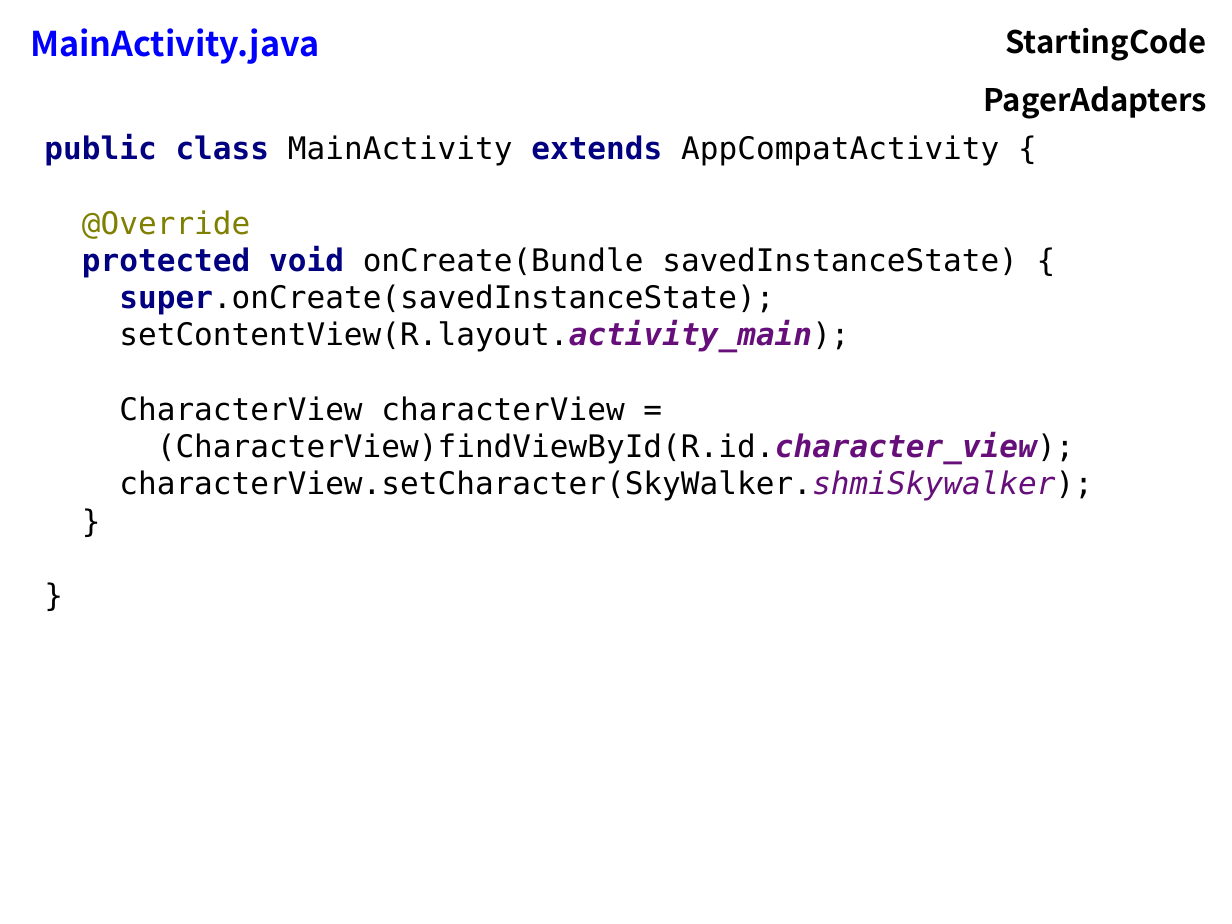
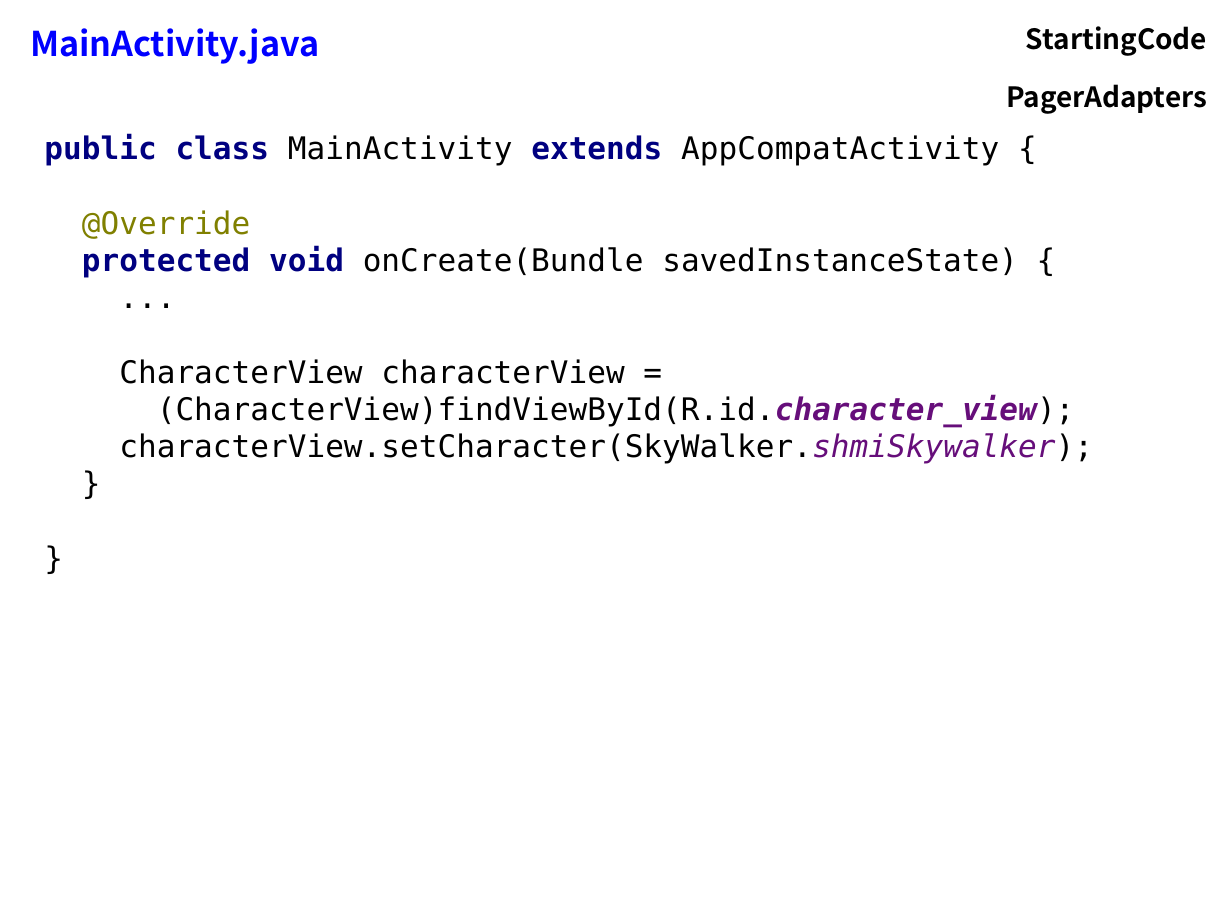
Before and after one commit to flocela/PagerAdaptersHandouts, a slide deck: slide 2 of PagerAdapterPresentation.odp. Drawn at 1232x924 pixels with LibreOffice and Linux fonts; fonts in the diff are those of the drawing. Boxes give left, top, right and bottom in pixels: in the first picture for what was removed or moved away, otherwise in the second. Text is boxed around its words. In the diff, an @@ line names an element or a change of style, - is before the commit and + after.

```diff
--- a/PagerAdapterPresentation.odp
+++ b/PagerAdapterPresentation.odp
@@ table at (x1=19, y1=11, x2=1219, y2=118) @@
@@ size 20 to 18 pt in "StartingCode", "PagerAdapters" @@
@@ text at (x1=44, y1=134, x2=1018, y2=384): text changed @@
-public class MainActivity extends AppCompatActivity {
-@Override
-protected void onCreate(Bundle savedInstanceState) {
-super.onCreate(savedInstanceState);
-setContentView(R.layout.activity_main);
-CharacterView characterView =
+public class MainActivity extends AppCompatActivity {
+@Override
+protected void onCreate(Bundle savedInstanceState) {
+...
+CharacterView characterView =
```
Also in this commit, not shown: 7 other slides changed, 7 slides added, 2 slides removed, 1 other file.
